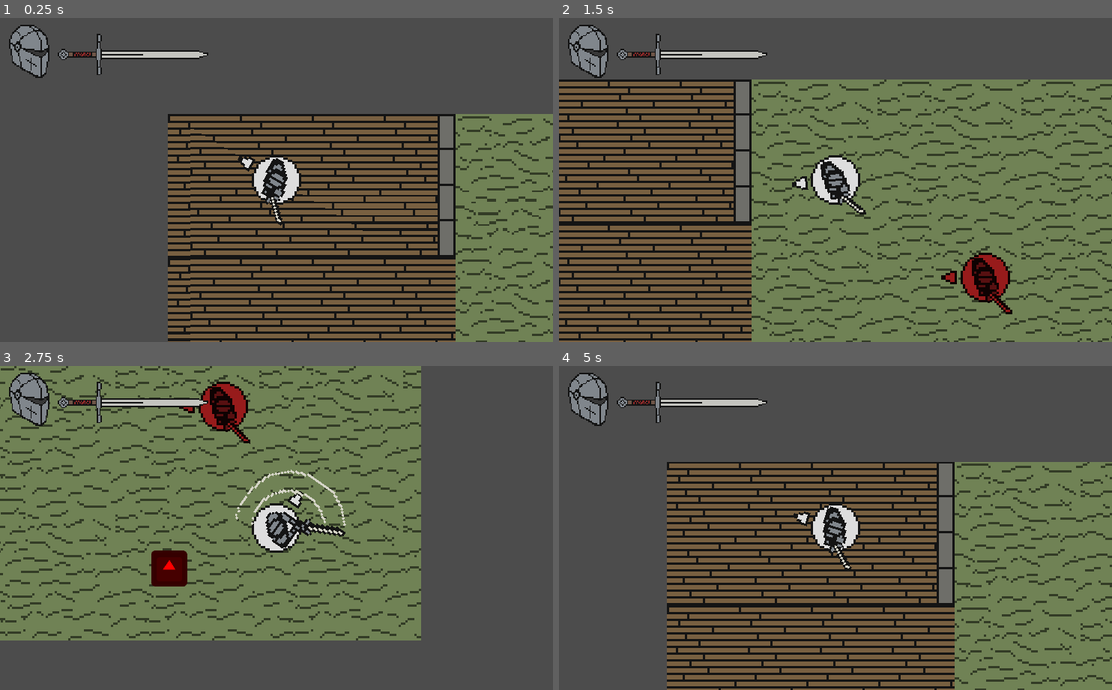
Above: before the commit, frames 1-4 (two rows, left to right).
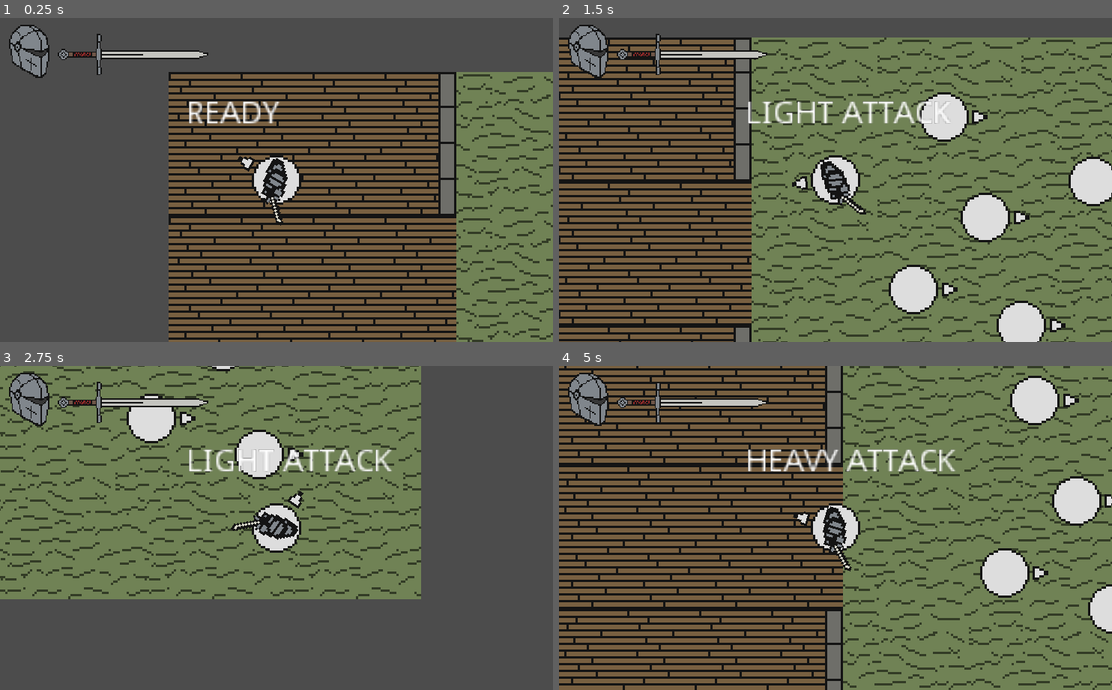
Above: after the commit, the same moments.

Repository: BGuerrero825/Slasher
Game: Godot game, scene res://Base.tscn
Same seed, same stepped clock (60 frames per second), same inputs: the game is played once before the commit and once after it. The engine's default icon, where the game draws it, is replaced by a stand-in: a white triangle on a blue panel in a dark square.
Inputs (mouse positions are in pixels of both pictures, inside the frame that each line leads up to):
- Up to frame 1 (0.25 s): no input
- Up to frame 2 (1.5 s): tap Enter at 0.5 s; move the mouse to (957, 163) at 0.52 s; press the mouse at (957, 163) at 0.53 s; hold D (move_right) 0.53-1.28 s; right-click (957, 163) at 0.8 s; move the mouse to (724, 196) at 1.27 s; release the mouse at (724, 196) at 1.28 s; hold S (move_down) from 1.28 s (still down); right-click (724, 196) at 1.35 s
- Up to frame 3 (2.75 s): click (165, 544) at 1.55 s; move the mouse to (331, 456) at 2.02 s; release S (move_down) at 2.03 s; press the mouse at (331, 456) at 2.03 s; hold D (move_right) from 2.03 s (still down); right-click (331, 456) at 2.3 s
- Up to frame 4 (5 s): move the mouse to (807, 592) at 2.77 s; release D (move_right) at 2.78 s; release the mouse at (807, 592) at 2.78 s; hold Up (move_up) 2.78-3.53 s; right-click (807, 592) at 2.85 s; click (807, 592) at 3.05 s; move the mouse to (1001, 576) at 3.52 s; press the mouse at (1001, 576) at 3.53 s; hold A (move_left) from 3.53 s (still down); right-click (1001, 576) at 3.8 s; move the mouse to (669, 479) at 4.27 s; release the mouse at (669, 479) at 4.28 s; right-click (669, 479) at 4.35 s; click (669, 479) at 4.55 s

The runs differ from the first frame. In frame 1, 25% of the frame differs, in the area x 30-100%, y 16-100%; in frame 2, 40%; in frame 3, 26%; in frame 4, 76%, in the area x 0-100%, y 0-100%.

Commit message:
drafted light/heavy attack

Diff:
--- a/Base.tscn
+++ b/Base.tscn
@@ -1,10 +1,9 @@
-[gd_scene load_steps=6 format=2]
+[gd_scene load_steps=5 format=2]
 
-[ext_resource path="res://icon.png" type="Texture" id=1]
-[ext_resource path="res://character.tscn" type="PackedScene" id=2]
-[ext_resource path="res://character_controller.gd" type="Script" id=3]
+[ext_resource path="res://player.tscn" type="PackedScene" id=3]
 [ext_resource path="res://temp_background.png" type="Texture" id=4]
 [ext_resource path="res://temp_gui.png" type="Texture" id=5]
+[ext_resource path="res://npc.tscn" type="PackedScene" id=6]
 
 [node name="Base" type="Node2D"]
 
@@ -12,25 +11,29 @@
 texture = ExtResource( 4 )
 centered = false
 
-[node name="icon2" type="Sprite" parent="."]
-modulate = Color( 1, 0, 0, 1 )
-position = Vector2( 208, 160 )
-scale = Vector2( 0.25, 0.25 )
-texture = ExtResource( 1 )
+[node name="npc" parent="." instance=ExtResource( 6 )]
+position = Vector2( 213.482, 35.2271 )
+health = 75
 
-[node name="enemy" parent="." instance=ExtResource( 2 )]
-modulate = Color( 0.682353, 0.12549, 0.12549, 1 )
-position = Vector2( 232, 88 )
-rotation = -3.14159
+[node name="npc2" parent="." instance=ExtResource( 6 )]
+position = Vector2( 280, 64 )
 
-[node name="Player" parent="." instance=ExtResource( 2 )]
-position = Vector2( 48.25, 29.5 )
-script = ExtResource( 3 )
+[node name="npc3" parent="." instance=ExtResource( 6 )]
+position = Vector2( 200, 112 )
 
-[node name="Camera2D" type="Camera2D" parent="Player"]
+[node name="npc4" parent="." instance=ExtResource( 6 )]
+position = Vector2( 232, 80 )
+
+[node name="npc5" parent="." instance=ExtResource( 6 )]
+position = Vector2( 248, 128 )
+
+[node name="player" parent="." instance=ExtResource( 3 )]
+position = Vector2( 48, 48 )
+
+[node name="Camera2D" type="Camera2D" parent="player"]
 current = true
 
-[node name="GUI" type="MarginContainer" parent="Player/Camera2D"]
+[node name="GUI" type="MarginContainer" parent="player/Camera2D"]
 anchor_top = 0.5
 anchor_bottom = 0.5
 margin_left = -120.25
@@ -42,7 +45,7 @@
 "_edit_use_anchors_": false
 }
 
-[node name="TextureRect" type="TextureRect" parent="Player/Camera2D/GUI"]
+[node name="TextureRect" type="TextureRect" parent="player/Camera2D/GUI"]
 margin_right = 163.0
 margin_bottom = 46.0
 texture = ExtResource( 5 )
--- a/character.tscn
+++ /dev/null
@@ -1,27 +0,0 @@
-[gd_scene load_steps=5 format=2]
-
-[ext_resource path="res://knight.png" type="Texture" id=1]
-[ext_resource path="res://direction_indicator.png" type="Texture" id=2]
-[ext_resource path="res://character_plate.png" type="Texture" id=3]
-
-[sub_resource type="CircleShape2D" id=1]
-
-[node name="character" type="KinematicBody2D"]
-
-[node name="base" type="Sprite" parent="."]
-show_behind_parent = true
-texture = ExtResource( 3 )
-
-[node name="center" type="Position2D" parent="base"]
-
-[node name="direction" type="Sprite" parent="base/center"]
-position = Vector2( 16, 0 )
-texture = ExtResource( 2 )
-
-[node name="sprite" type="Sprite" parent="base/center"]
-texture = ExtResource( 1 )
-vframes = 2
-hframes = 4
-
-[node name="CollisionShape2D" type="CollisionShape2D" parent="."]
-shape = SubResource( 1 )
--- a/character_controller.gd
+++ /dev/null
@@ -1,40 +0,0 @@
-extends KinematicBody2D
-
-
-#movement constants
-export var MAX_SPEED = 150
-export var ACCELERATION = 1000
-export var FRICTION = 750
-
-var velocity = Vector2.ZERO
-var mouse_angle = 0.0
-onready var center = $base/center
-onready var sprite = $base/center/sprite
-
-func _ready():
-	pass # Replace with function body.
-
-func _process(delta):
-	#shity attack anim logic
-	if Input.is_action_pressed("attack"):
-		sprite.frame = 1
-	else:
-		sprite.frame = 0
-	#set input vector based on input strength from x axis (a/d) and y axis (w/s)
-	var input_vector = Vector2.ZERO
-	input_vector.x = Input.get_action_strength("move_right") - Input.get_action_strength("move_left")
-	input_vector.y = Input.get_action_strength("move_down") - Input.get_action_strength("move_up")
-	input_vector = input_vector.normalized()
-	if input_vector != Vector2.ZERO:
-		velocity = velocity.move_toward(input_vector * MAX_SPEED, ACCELERATION * delta)
-	else:
-		velocity = velocity.move_toward(Vector2.ZERO, FRICTION * delta)
-	move()
-	orient()
-
-func move():
-	velocity = move_and_slide(velocity)
-
-func orient():
-	mouse_angle = rad2deg(self.get_global_transform().get_origin().angle_to_point(get_global_mouse_position()))
-	self.get_node("base/center").rotation_degrees = mouse_angle - 180
--- /dev/null
+++ b/hurtbox.gd
@@ -0,0 +1,6 @@
+extends Area2D
+
+signal damage_taken(amount)
+
+func take_damage(amount):
+	emit_signal("damage_taken", amount)
--- /dev/null
+++ b/npc.gd
@@ -0,0 +1,20 @@
+extends KinematicBody2D
+
+
+export var health = 25
+
+# Called when the node enters the scene tree for the first time.
+func _ready():
+#	print($hurtbox.rpc_id())
+	pass # Replace with function body.
+
+
+# Called every frame. 'delta' is the elapsed time since the previous frame.
+#func _process(delta):
+#	pass
+
+func _on_hurtbox_damage_taken(amount):
+	health = health - amount
+	print("health: ", health)
+	if health <= 0:
+		queue_free()
--- /dev/null
+++ b/npc.tscn
@@ -0,0 +1,34 @@
+[gd_scene load_steps=7 format=2]
+
+[ext_resource path="res://character_plate.png" type="Texture" id=1]
+[ext_resource path="res://direction_indicator.png" type="Texture" id=2]
+[ext_resource path="res://npc.gd" type="Script" id=3]
+[ext_resource path="res://hurtbox.gd" type="Script" id=4]
+
+[sub_resource type="CircleShape2D" id=1]
+
+[sub_resource type="CircleShape2D" id=2]
+
+[node name="npc" type="KinematicBody2D"]
+script = ExtResource( 3 )
+
+[node name="CollisionShape2D" type="CollisionShape2D" parent="."]
+shape = SubResource( 1 )
+
+[node name="character_plate" type="Sprite" parent="."]
+texture = ExtResource( 1 )
+
+[node name="center" type="Position2D" parent="."]
+
+[node name="direction_indicator" type="Sprite" parent="center"]
+position = Vector2( 16, 0 )
+texture = ExtResource( 2 )
+
+[node name="hurtbox" type="Area2D" parent="."]
+collision_layer = 0
+collision_mask = 2147483649
+script = ExtResource( 4 )
+
+[node name="CollisionShape2D" type="CollisionShape2D" parent="hurtbox"]
+shape = SubResource( 2 )
+[connection signal="damage_taken" from="hurtbox" to="." method="_on_hurtbox_damage_taken"]
--- /dev/null
+++ b/player.gd
@@ -0,0 +1,93 @@
+extends KinematicBody2D
+
+
+#movement constants
+export var MAX_SPEED = 150
+export var ACCELERATION = 1000
+export var FRICTION = 750
+export var HEAVY_ATTACK_DELAY = 1.0
+export var ATTACK_COOLDOWN_TIME = 1.0
+var attack_cooldown = 0.0
+var attack_delay = 0.0
+var velocity = Vector2.ZERO
+var mouse_angle = 0.0
+onready var center = $center
+#onready var sprite = $center/sprite
+#onready var hitbox = $center/hitbox
+#onready var hitbox_collision_shape = $center/hitbox/CollisionShape2D
+#onready var blockbox = $center/blockbox
+#onready var hurtbox = $hurtbox
+
+export var light_attack_dmg = 1
+export var heavy_attack_dmg = 2
+
+func _ready():
+	pass
+
+func _process(delta):
+
+	# COMBAT CODE
+	print(attack_cooldown)
+#	attack_cooldown -= delta
+	if attack_cooldown < 0:  # not in cooldown
+		if Input.is_action_pressed("attack"):
+			attack_delay += delta
+		elif Input.is_action_just_released("attack"):
+			print(attack_delay)
+			if attack_delay > HEAVY_ATTACK_DELAY:
+				$Label.text = 'HEAVY ATTACK'
+			else:
+				$Label.text = 'LIGHT ATTACK'
+			attack_cooldown = ATTACK_COOLDOWN_TIME
+		else:
+			$Label.text = 'READY'
+			attack_delay = 0
+	else:  # in cooldown
+
+		attack_cooldown -= delta
+
+
+	# MOVEMENT CODE
+	#set input vector based on input strength from x axis (a/d) and y axis (w/s)
+	var input_vector = Vector2.ZERO
+	input_vector.x = Input.get_action_strength("move_right") - Input.get_action_strength("move_left")
+	input_vector.y = Input.get_action_strength("move_down") - Input.get_action_strength("move_up")
+	input_vector = input_vector.normalized()
+	if input_vector != Vector2.ZERO:
+		velocity = velocity.move_toward(input_vector * MAX_SPEED, ACCELERATION * delta)
+	else:
+		velocity = velocity.move_toward(Vector2.ZERO, FRICTION * delta)
+	move()
+	orient()
+
+
+
+#func combat():
+	#shity attack anim logic
+#	if Input.is_action_pressed("attack"):
+#		$center/hitbox/CollisionShape2D.disabled = false
+#
+#		$center/sprite.frame = 1
+#	else:  # not attacking
+#		$center/hitbox/CollisionShape2D.disabled = true
+#
+#		$center/sprite.frame = 0
+
+#	if Input.is_action_pressed("block"):
+#		blockbox.visible = true
+#		blockbox.monitorable = true
+#	else:
+#		blockbox.visible = false
+#		blockbox.monitorable = false
+
+
+
+func move():
+	velocity = move_and_slide(velocity)
+
+func orient():
+	mouse_angle = rad2deg(self.get_global_transform().get_origin().angle_to_point(get_global_mouse_position()))
+	center.rotation_degrees = mouse_angle - 180
+
+func _on_hitbox_area_entered(area):
+	area.take_damage(20)
--- /dev/null
+++ b/player.tscn
@@ -0,0 +1,69 @@
+[gd_scene load_steps=8 format=2]
+
+[ext_resource path="res://knight.png" type="Texture" id=1]
+[ext_resource path="res://direction_indicator.png" type="Texture" id=2]
+[ext_resource path="res://character_plate.png" type="Texture" id=3]
+[ext_resource path="res://player.gd" type="Script" id=5]
+
+[sub_resource type="RectangleShape2D" id=1]
+extents = Vector2( 16, 20 )
+
+[sub_resource type="RectangleShape2D" id=2]
+extents = Vector2( 16, 24 )
+
+[sub_resource type="CircleShape2D" id=3]
+
+[node name="player" type="KinematicBody2D"]
+script = ExtResource( 5 )
+
+[node name="base" type="Sprite" parent="."]
+show_behind_parent = true
+texture = ExtResource( 3 )
+
+[node name="center" type="Position2D" parent="."]
+
+[node name="direction" type="Sprite" parent="center"]
+position = Vector2( 16, 0 )
+texture = ExtResource( 2 )
+
+[node name="sprite" type="Sprite" parent="center"]
+texture = ExtResource( 1 )
+vframes = 2
+hframes = 4
+
+[node name="hitbox" type="Area2D" parent="center"]
+collision_mask = 0
+
+[node name="CollisionShape2D" type="CollisionShape2D" parent="center/hitbox"]
+position = Vector2( 16, 0 )
+shape = SubResource( 1 )
+disabled = true
+
+[node name="blockbox" type="Area2D" parent="center"]
+collision_layer = 0
+collision_mask = 0
+
+[node name="CollisionShape2d" type="CollisionShape2D" parent="center/blockbox"]
+position = Vector2( 16, 0 )
+shape = SubResource( 2 )
+disabled = true
+
+[node name="Collision" type="CollisionShape2D" parent="."]
+shape = SubResource( 3 )
+
+[node name="hurtbox" type="Area2D" parent="."]
+collision_layer = 0
+collision_mask = 0
+
+[node name="CollisionShape2d" type="CollisionShape2D" parent="hurtbox"]
+shape = SubResource( 3 )
+
+[node name="Label" type="Label" parent="."]
+margin_left = -40.0
+margin_top = -36.0
+margin_bottom = -22.0
+text = "default"
+__meta__ = {
+"_edit_use_anchors_": false
+}
+[connection signal="area_entered" from="center/hitbox" to="." method="_on_hitbox_area_entered"]
--- a/project.godot
+++ b/project.godot
@@ -82,6 +82,18 @@
 "events": [ Object(InputEventMouseButton,"resource_local_to_scene":false,"resource_name":"","device":0,"alt":false,"shi …(212 unchanged characters)…
  ]
 }
+block={
+"deadzone": 0.5,
+"events": [ Object(InputEventMouseButton,"resource_local_to_scene":false,"resource_name":"","device":0,"alt":false,"shift":false,"control":false,"meta":false,"command":false,"button_mask":0,"position":Vector2( 0, 0 ),"global_position":Vector2( 0, 0 ),"factor":1.0,"button_index":2,"pressed":false,"doubleclick":false,"script":null)
+ ]
+}
+
+[layer_names]
+
+2d_physics/layer_1="player_hitbox"
+2d_physics/layer_2="player_hurtbox"
+2d_physics/layer_3="enemy_hitbox"
+2d_physics/layer_4="enemy_hurtbox"
 
 [rendering]
 
